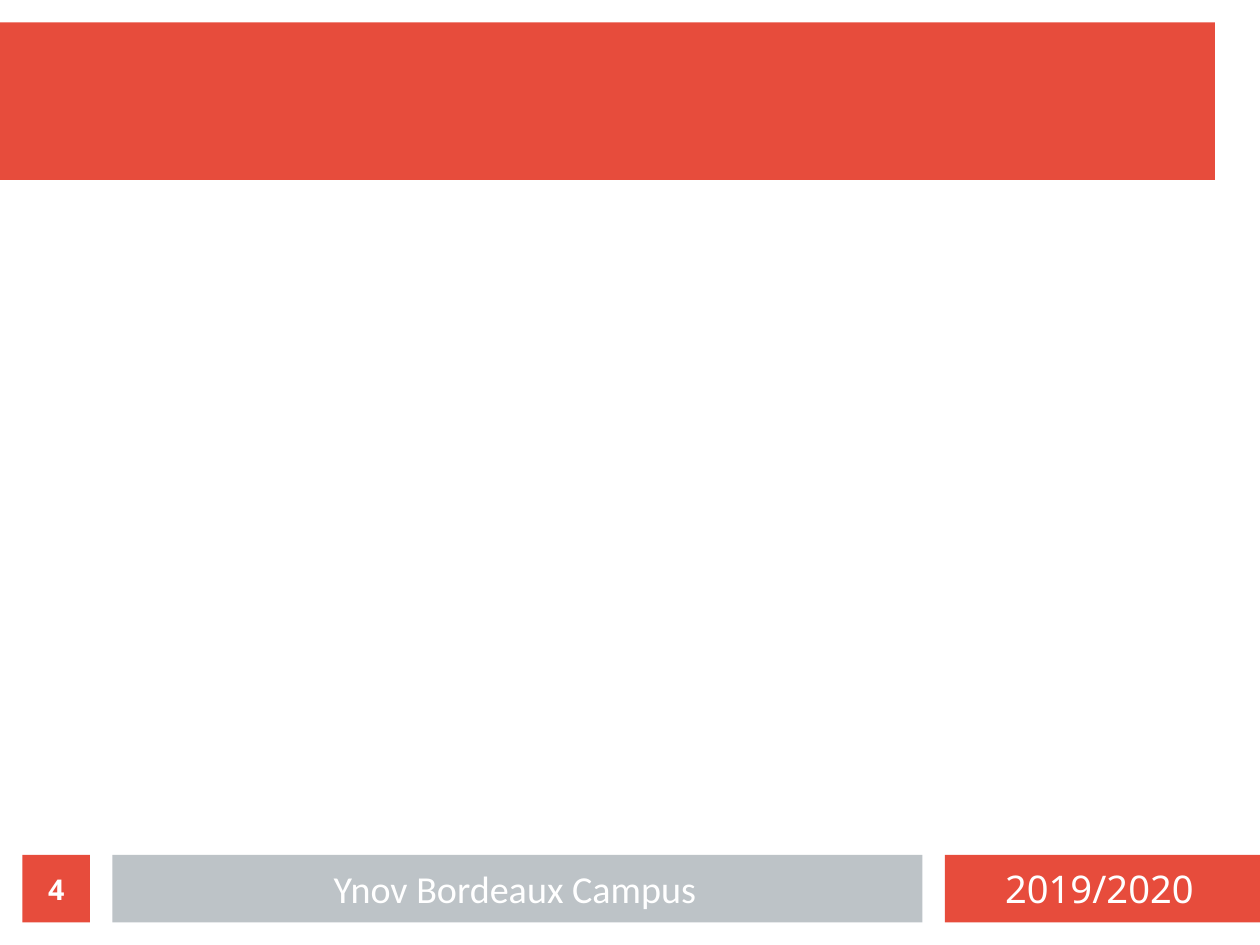
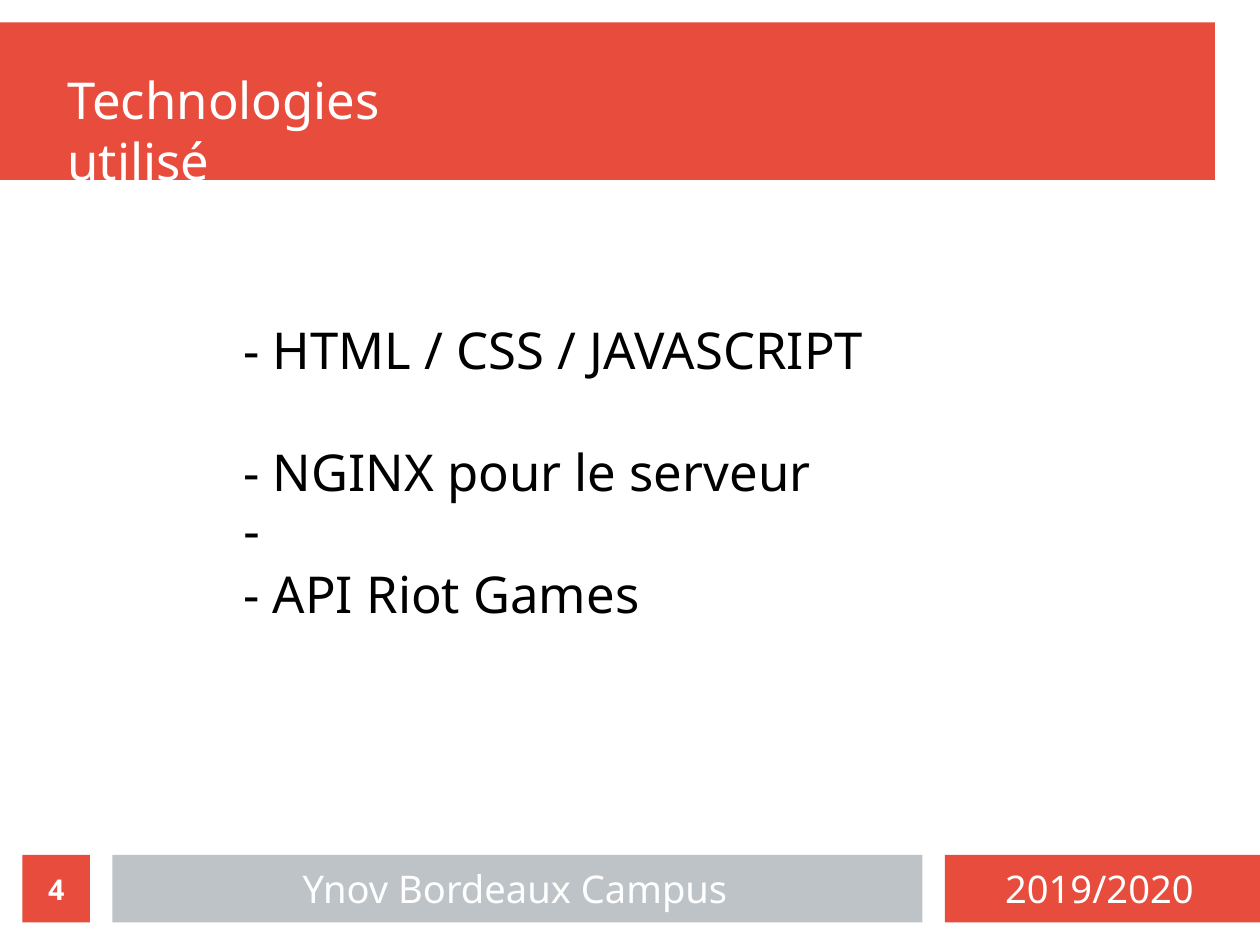
Before and after one commit to exender/Projet-dev, a slide deck: slide 4 of presentation.odp. Drawn at 1260x945 pixels with LibreOffice and Linux fonts; fonts in the diff are those of the drawing. Boxes give left, top, right and bottom in pixels: in the first picture for what was removed or moved away, otherwise in the second. Text is boxed around its words. In the diff, an @@ line names an element or a change of style, - is before the commit and + after.

```diff
--- a/presentation.odp
+++ b/presentation.odp
@@ text added at [67, 80, 379, 193], 32 pt, text #FFFFFF @@
+Technologies utilisé
@@ text added at [273, 332, 863, 614], 32 pt, text #000000 @@
+- HTML / CSS / JAVASCRIPT
+- NGINX pour le serveur
+- API Riot Games
@@ text "Ynov Bordeaux Campus" at [303, 874, 727, 912]: font Calibri to Noto Sans @@
```
Also in this commit, not shown: 1 slide added.
